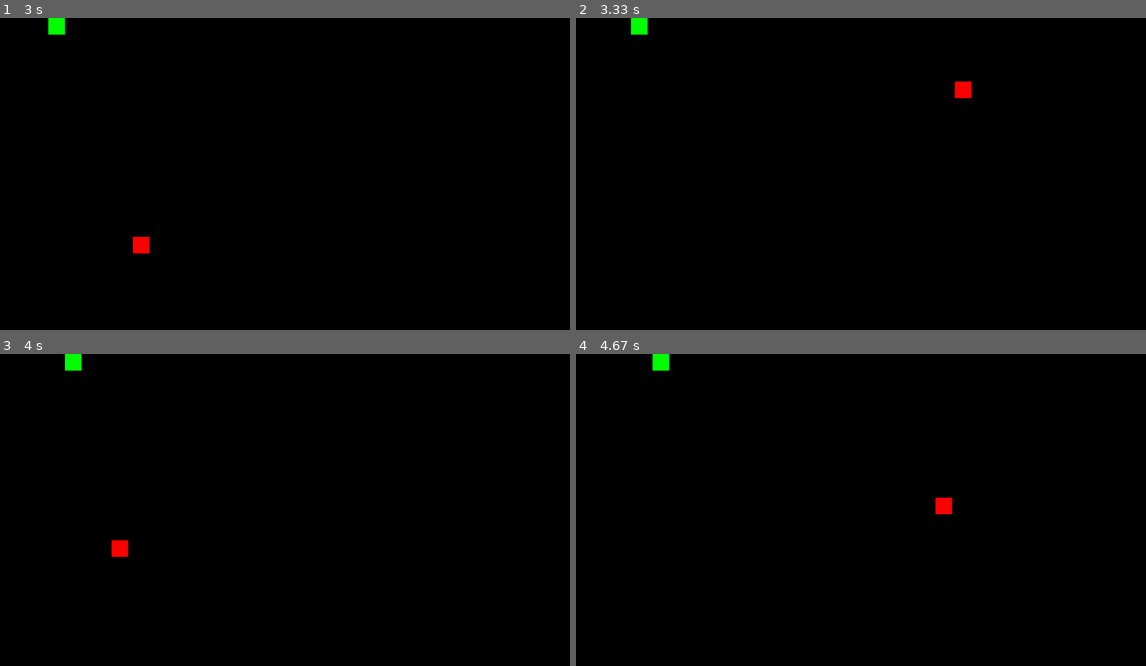
Above: before the commit, frames 1-4 (two rows, left to right).
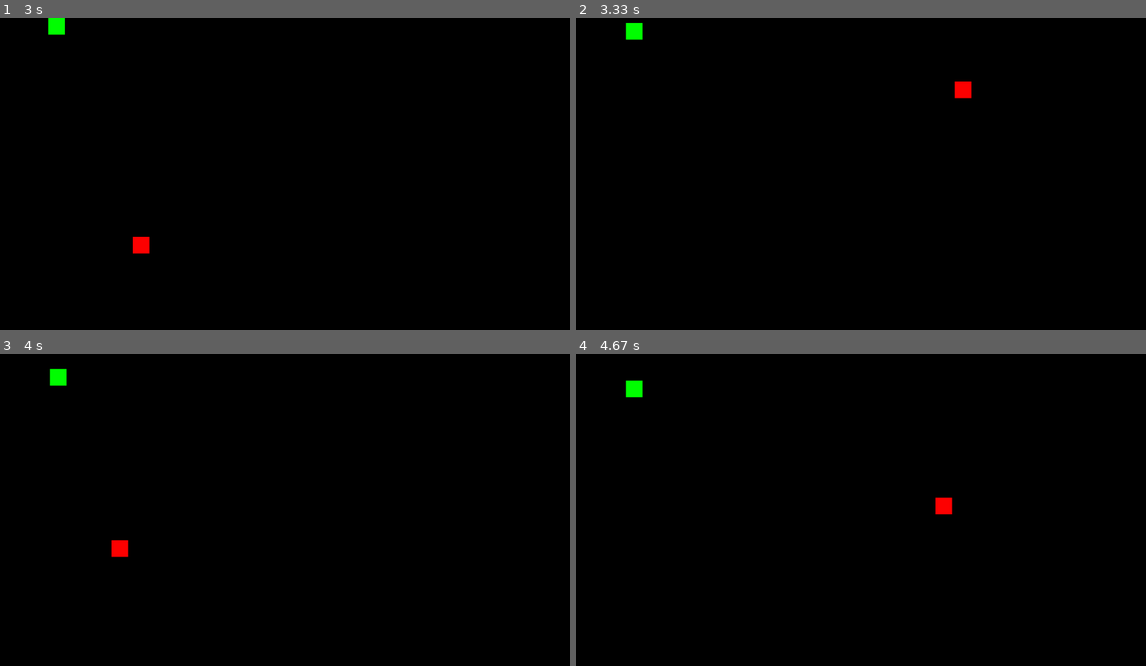
Above: after the commit, the same moments.

Repository: ImSurfinBird/Python-testing
Game: pygame game, started from main.py
Same seed, same stepped clock (60 frames per second), same inputs: the game is played once before the commit and once after it.
Inputs (mouse positions are in pixels of both pictures, inside the frame that each line leads up to):
- Up to frame 1 (3 s): press the mouse at (22, 42) at 0.37 s; move the mouse to (74, 89) at 0.47 s; release the mouse at (119, 139) at 0.6 s; press the mouse at (119, 139) at 0.7 s; move the mouse to (250, 208) at 0.8 s; release the mouse at (376, 276) at 0.93 s; press the mouse at (376, 276) at 1.1 s; move the mouse to (381, 233) at 1.2 s; move the mouse to (387, 189) at 1.3 s; release the mouse at (387, 189) at 1.33 s; press the mouse at (387, 189) at 1.5 s; move the mouse to (353, 127) at 1.6 s; release the mouse at (324, 67) at 1.73 s; press the mouse at (324, 67) at 1.9 s; move the mouse to (313, 192) at 2 s; release the mouse at (302, 317) at 2.13 s; press the mouse at (302, 317) at 2.3 s; move the mouse to (222, 280) at 2.4 s; release the mouse at (142, 245) at 2.53 s; press the mouse at (142, 245) at 2.7 s; move the mouse to (262, 167) at 2.8 s; release the mouse at (387, 89) at 2.93 s
- Up to frame 2 (3.33 s): press the mouse at (963, 89) at 3.1 s; move the mouse to (1049, 152) at 3.2 s; move the mouse to (1134, 217) at 3.3 s
- Up to frame 3 (4 s): release the mouse at (558, 553) at 3.33 s; press the mouse at (558, 553) at 3.5 s; move the mouse to (336, 550) at 3.6 s; release the mouse at (119, 547) at 3.73 s; press the mouse at (119, 547) at 3.9 s
- Up to frame 4 (4.67 s): move the mouse to (826, 513) at 4 s; release the mouse at (952, 475) at 4.13 s; press the mouse at (952, 475) at 4.3 s; move the mouse to (946, 491) at 4.4 s; release the mouse at (940, 506) at 4.53 s

Frame 1 is identical in both runs. In frame 2, 0.2% of the frame differs, in the area x 8-13%, y 0-8%; in frame 3, 0.3%; in frame 4, 0.3%, in the area x 8-17%, y 0-15%.

Commit message:
Updated main logic

Diff:
--- a/main.py
+++ b/main.py
@@ -19,27 +19,27 @@
         self.active[self.key] = self.objects[object_name].copy()
         self.key += 1
 
-    def move(self, direction, object_data):
+    def move(self, path, object_data):
         self.remove_object(object_data)
-        if direction == 'UP':
+        if (object_data['x'], object_data['y']) in path.keys():
+            object_data['direction'] = path[(object_data['x'], object_data['y'])]
+        if object_data['direction'] == 'UP':
             object_data['y'] -= object_data['speed']
-        if direction == 'DOWN':
+        if object_data['direction'] == 'DOWN':
             object_data['y'] += object_data['speed']
-        if direction == 'LEFT':
+        if object_data['direction'] == 'LEFT':
             object_data['x'] -= object_data['speed']
-        if direction == 'RIGHT':
+        if object_data['direction'] == 'RIGHT':
             object_data['x'] += object_data['speed']
         self.create_object(object_data)
         return object_data
 
     def remove_object(self, object_data):
         pg.draw.rect(self.win, self.bg, (object_data['x'], object_data['y'], object_data['width'], object_data['height']))
-        pg.display.update()
 
     def create_object(self, object_data):
         pg.draw.rect(self.win, object_data['color'],
                      (object_data['x'], object_data['y'], object_data['width'], object_data['height']))
-        pg.display.update()
 
     def init_objects(self):
         object1 = {
@@ -50,8 +50,7 @@
             'x': 50,
             'y': 50,
             'displayed': True,
-            'drag': True,
-            'dragging': False,
+            'drag': False,
             'moving': False,
             'type': "Rectangle",
         }
@@ -62,30 +61,29 @@
             'color': (0, 255, 0),
             'x': 0,
             'y': 0,
-            'displayed': False,
-            'drag': False,
-            'dragging': False,
             'speed': 5,
-            'moving': True,
             'type': "Rectangle",
+            'direction': 'RIGHT',
         }
         self.objects = {
             object1['name']: object1,
             enemy['name']: enemy,
         }
         for x in self.objects:
-            if self.objects[x]['displayed']:
+            if self.objects[x].get('displayed') != None:
                 self.create_object(self.objects[x])
+        pg.display.update()
 
     def drag_and_drop(self, object_data):
         if self.m[0] == 1 and self.p[0] in range(object_data['x'], object_data['x'] + object_data['width']) and self.p[1] in range(object_data['y'], object_data['y'] + object_data['height']):
-            object_data['dragging'] = True
-        if self.m[0] == 0 and object_data['dragging']:
-            object_data['dragging'] = False
+            object_data['drag'] = True
+        if self.m[0] == 0 and object_data['drag']:
+            object_data['drag'] = False
             self.remove_object(object_data)
             object_data['x'] = self.p[0] - int(object_data['width'] / 2)
             object_data['y'] = self.p[1] - int(object_data['height'] / 2)
             self.create_object(object_data)
+            pg.display.update()
         return object_data
 
     def __init__(self):
@@ -97,11 +95,18 @@
         self.counter = -1
         self.key = 0
         self.active = {}
+        path = {
+            (0, 0): 'RIGHT',
+            (150, 0): 'DOWN',
+            (150, 200): 'LEFT',
+            (0, 200): 'UP',
+        }
 
         pg.init()
         self.win = pg.display.set_mode(self.window_size)
         pg.display.set_caption("moon2SUFFER")
         pg.draw.rect(self.win, self.bg, (0, 0, self.window_size[0], self.window_size[1]))
+        pg.display.update()
 
         self.init_objects()
 
@@ -119,11 +124,13 @@
                 self.duplicate_object('enemy')
 
             for x in self.objects:
-                if self.objects[x]['drag']:
+                if self.objects[x].get('drag') != None:
                     self.objects[x] = self.drag_and_drop(self.objects[x])
             for x in self.active:
-                if self.active[x]['moving']:
-                    self.active[x] = self.move('RIGHT', self.active[x])
+                if self.active[x].get('direction') != None:
+                    self.active[x] = self.move(path, self.active[x])
+
+            pg.display.update()
 
 
 Suffer()
